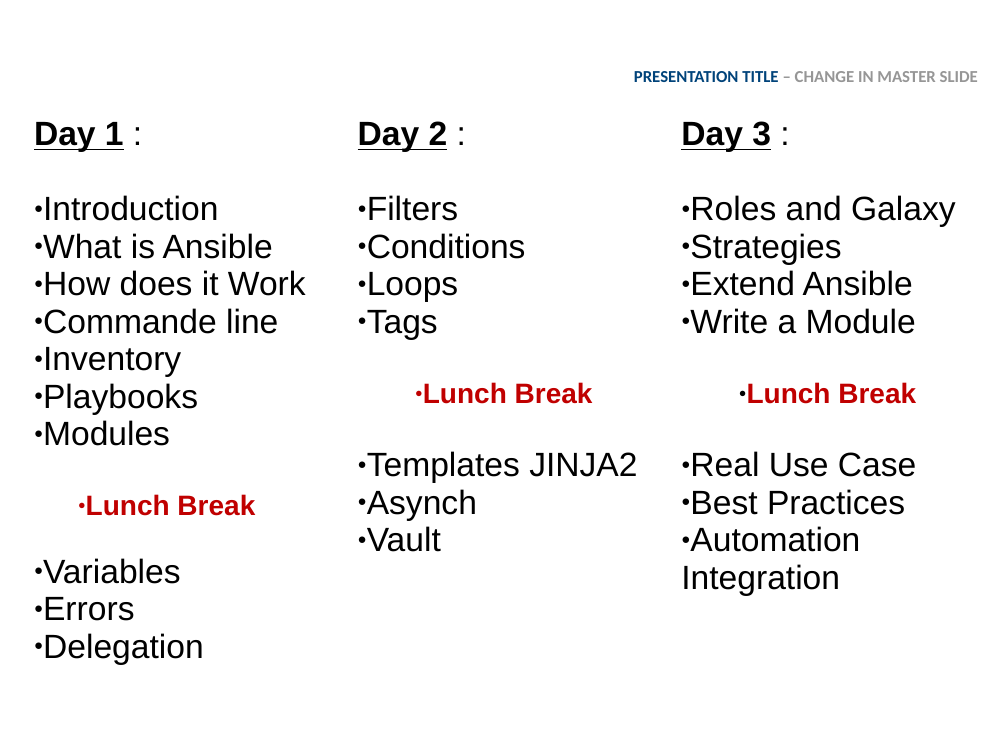
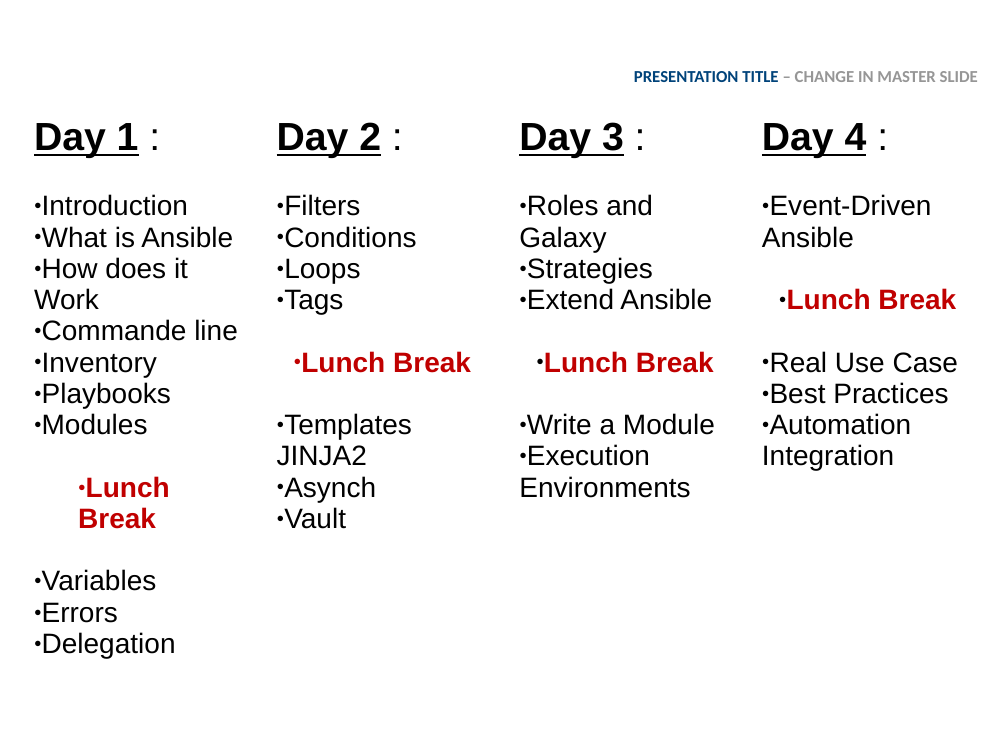
Before and after one commit to CCoupel/ansible-training, a slide deck: slide 3 of Ansible Training.pptx. Drawn at 1008x756 pixels with LibreOffice and Linux fonts; fonts in the diff are those of the drawing. Boxes give left, top, right and bottom in pixels: in the first picture for what was removed or moved away, otherwise in the second. Text is boxed around its words. In the diff, an @@ line names an element or a change of style, - is before the commit and + after.

```diff
--- a/Ansible Training.pptx
+++ b/Ansible Training.pptx
@@ text "Day 2 :": place and size @@
-text "Day 2 :" at [358, 121, 637, 552]
+text "Day 2 :" at [277, 122, 471, 529]
@@ text "Day 3 :": place and size @@
-text "Day 3 :" at [681, 195, 956, 596]
+text "Day 3 :" at [519, 122, 715, 498]
@@ text at [34, 123, 238, 658]: size 24 to 28 pt in "Day 1 :"; size 24 to 20 pt in "Introduction", "What is Ansible", "How does it Work", "Commande line" and 6 more places @@
@@ text at [277, 122, 416, 529]: size 24 to 28 pt in "Day 2 :"; size 24 to 20 pt in "Filters", "Conditions", "Loops", "Tags" and 3 more places @@
@@ text at [519, 122, 715, 435]: size 24 to 28 pt in "Day 3 :"; size 24 to 20 pt in "Roles and Galaxy", "Strategies", "Extend Ansible", "Write a Module" @@
@@ text added at [762, 123, 958, 471], 20 pt, text #000000 @@
+Day 4 :
+  ● Event-Driven Ansible
+  ● Lunch Break
+  ● Real Use Case
+  ● Best Practices
+  ● Automation Integration
@@ text at [544, 351, 714, 373]: paragraph added @@
+  ● Lunch Break
@@ text at [519, 444, 690, 498]: text changed; size 24 to 20 pt @@
-  ● Lunch Break
-  ● Real Use Case
-  ● Best Practices
-  ● Automation Integration
+  ● Execution Environments
```
